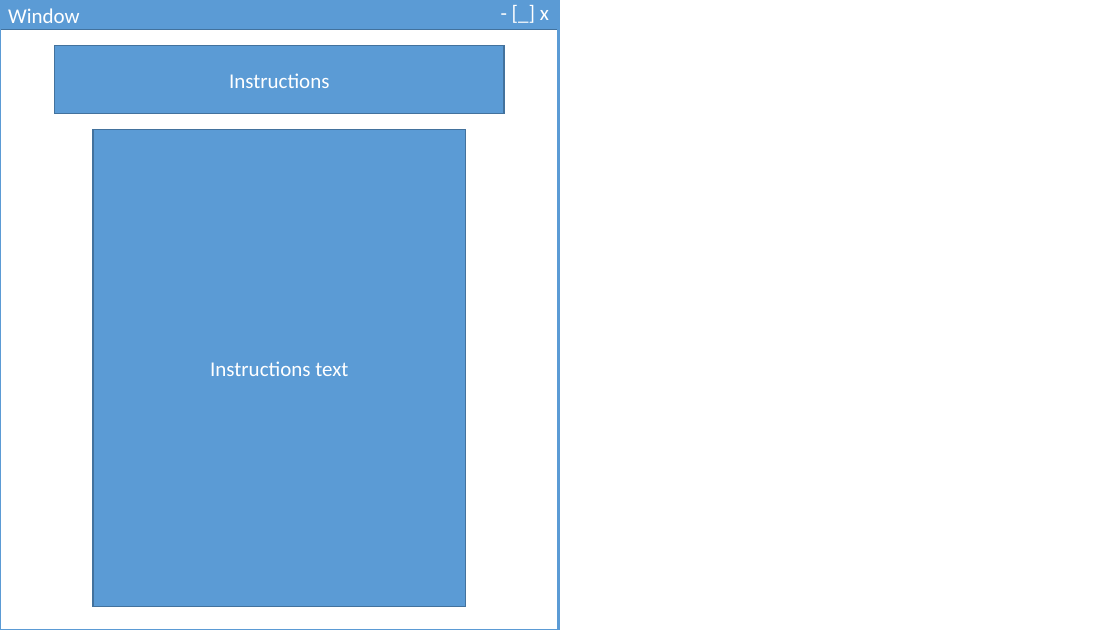
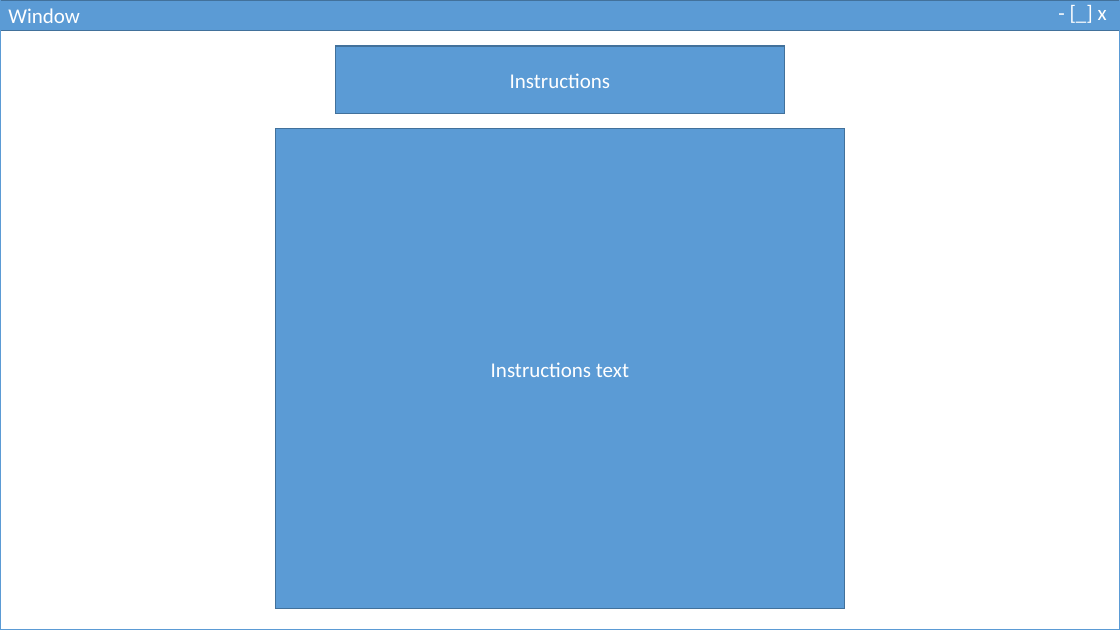
Before and after one commit to RokeshArumugam/ALevelProject, a slide deck: slide 5 of Design/Design.pptx. Drawn at 1120x630 pixels with LibreOffice and Linux fonts; fonts in the diff are those of the drawing. Boxes give left, top, right and bottom in pixels: in the first picture for what was removed or moved away, otherwise in the second. Text is boxed around its words. In the diff, an @@ line names an element or a change of style, - is before the commit and + after.

```diff
--- a/Design/Design.pptx
+++ b/Design/Design.pptx
@@ rectangle: place and size @@
-rectangle at [0, 0, 559, 630]
+rectangle at [0, 0, 1120, 630]
@@ rectangle removed at [0, 0, 559, 29] @@
@@ rectangle added at [0, 0, 1120, 30], fill #5B9BD5, outline #42719B 1 pt @@
@@ text "- [_] x": place and size @@
-text "- [_] x" at [540, 10, 549, 20]
+text "- [_] x" at [1098, 10, 1107, 20]
@@ rectangle added at [335, 46, 785, 114], fill #5B9BD5, outline #42719B 1 pt @@
@@ text "Instructions": place and size @@
-text "Instructions" at [55, 46, 504, 114]
+text "Instructions" at [510, 73, 610, 88]
@@ text "Instructions" at [510, 73, 610, 88]: fill #5B9BD5 to none; outline #43739E 1 pt to none @@
@@ rectangle added at [276, 129, 844, 608], fill #5B9BD5, outline #42719B 1 pt @@
@@ text "Instructions text" at [491, 362, 629, 377]: fill #5B9BD5 to none; outline #43739E 1 pt to none @@
@@ text "Instructions text": place and size @@
-text "Instructions text" at [93, 129, 466, 607]
+text "Instructions text" at [491, 362, 629, 377]
```
Also in this commit, not shown: 4 other slides changed, 2 slides added, 3 slides removed, 7 other files.
